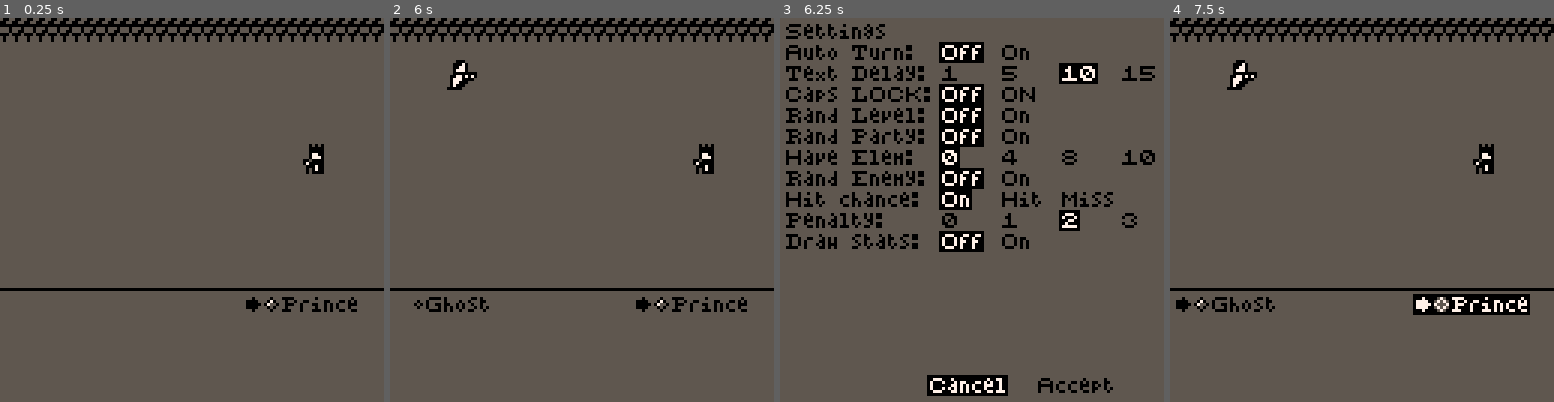
Above: before the commit, frames 1-4 (left to right).
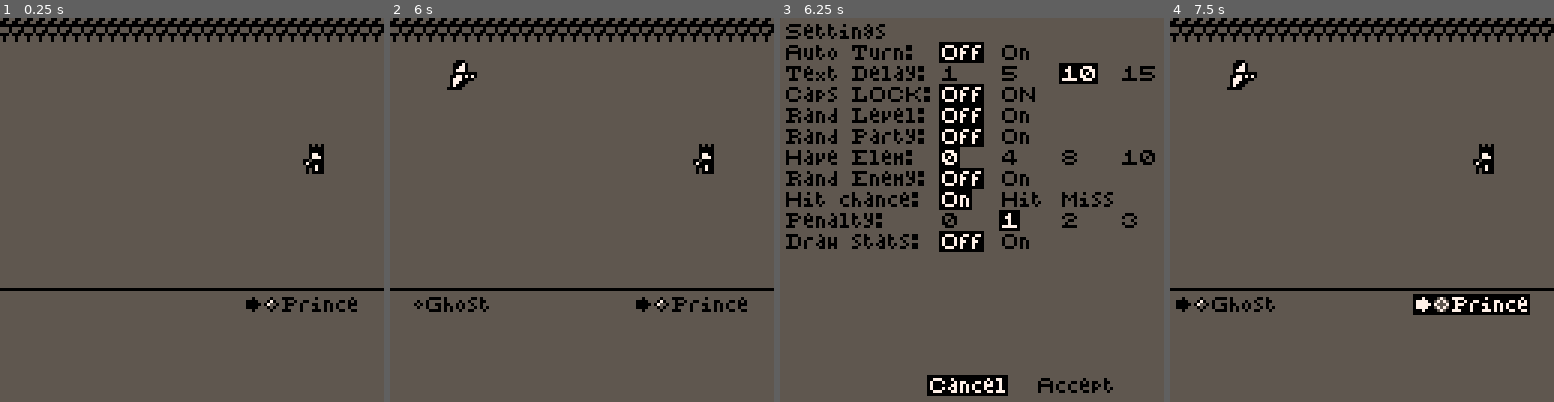
Above: after the commit, the same moments.

Repository: JohnAdamZiolkowski/Pico8-Hive
Game: PICO-8 cartridge prince/prince.p8
Two runs of this game, one before a commit and one after it. Both use one fixed random seed, a clock stepped at 60 frames per second and the inputs below.
Inputs:
- Up to frame 1 (0.25 s): no input
- Up to frame 2 (6 s): tap X (X key) at 0.33, 1.07, 1.85, 2.97, 4.08, 5.2 s; tap O (Z key) at 0.7, 1.7, 2.1, 2.5, 2.9, 3.3, 3.7, 4.1, 4.5, 4.9, 5.3, 5.7 s; hold Right 1.6-2.1 s; hold Up 2.15-2.42 s; hold Right 2.47-3.03 s; hold Left 3.08-3.58 s; hold Down 3.63-3.97 s; hold Right 4.02-4.68 s; hold Up 4.73-5.03 s; hold Left 5.08-5.68 s; hold Down from 5.73 s (still down)
- Up to frame 3 (6.25 s): release Down at 6.03 s; hold Right from 6.08 s (still down); tap O (Z key) at 6.1 s
- Up to frame 4 (7.5 s): tap X (X key) at 6.32, 7.43 s; tap O (Z key) at 6.5, 6.9, 7.3 s; release Right at 6.58 s; hold Right 6.63-7.13 s; hold Up 7.18-7.45 s

Frames 1-2 are identical in both runs. In frame 3, 0.6% of the frame differs, in the area x 57-79%, y 50-56%; in frame 4, nothing differs.

Commit message:
reballance the experience needed to level up at the beginning

Diff:
--- a/prince/prince.p8
+++ b/prince/prince.p8
@@ -377,7 +377,7 @@
 	{n="^penalty",
 	 o={"^0", "^1", "^2", "^3"},
  	v={0, 1, 2, 3},
-	 s=3},
+	 s=2},
 	{n="^draw stats",
 	 o={"^off", "^on"},
  	v={false, true},
@@ -546,7 +546,15 @@
 levels = {}
 level = 0
 for i=1,16 do
- level += i*5
+ if i < 3 then
+  level += i*2
+ elseif i < 5 then
+  level += i*3
+ elseif i < 8 then
+  level += i*4
+ else
+  level += i*5
+ end
  add(levels,level)
 end
 level = nil
@@ -2063,13 +2071,17 @@
   dx = 0
  end
 
+ local d = anim.delay
+ if d > delay then
+  d = delay
+ end
 
  local new = {
   a=anim.frames,
   c=element.c,
   x=x+dx,
   y=y,
-  d=anim.delay,
+  d=d,
   dt=0,
   f=1,
   s=swap
Not shown, changed: prince/prince.js
